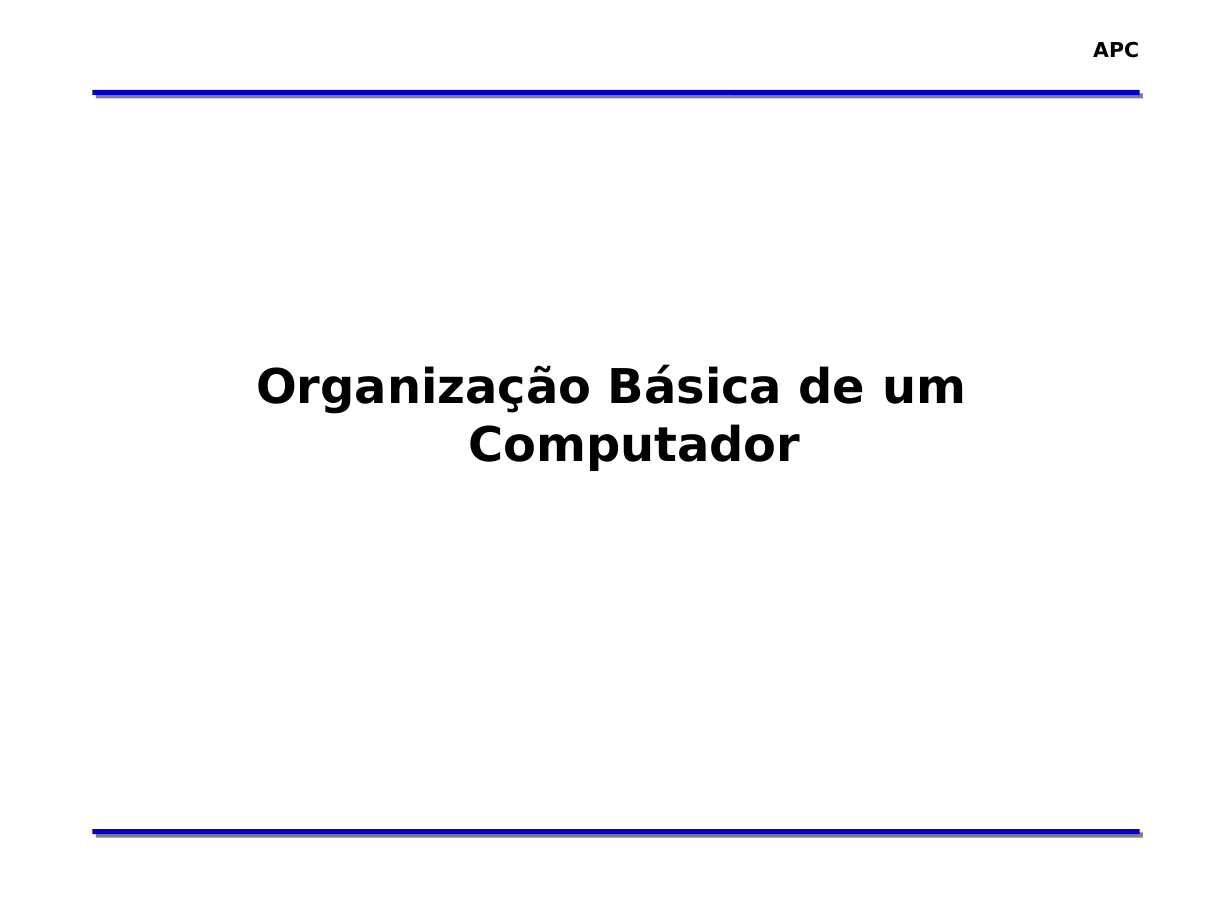
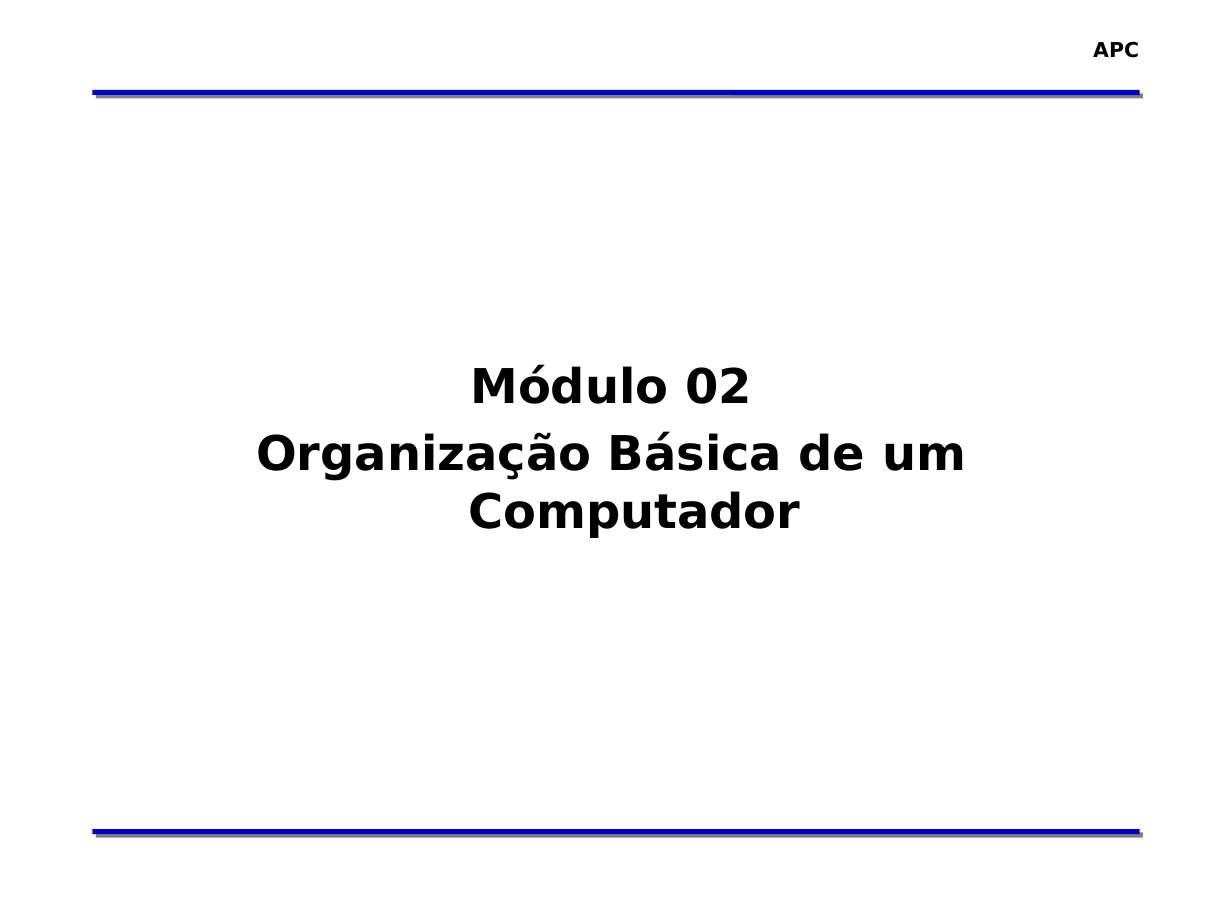
Before and after one commit to zaghetto/Algoritmos, a slide deck: slide 2 of MÓDULOS DE AULA/Módulo 02 - Organização Básica de um Computador.pptx. Drawn at 1232x924 pixels with LibreOffice and Linux fonts; fonts in the diff are those of the drawing; background and template pictures are left out. Boxes give left, top, right and bottom in pixels: in the first picture for what was removed or moved away, otherwise in the second. Text is boxed around its words. In the diff, an @@ line names an element or a change of style, - is before the commit and + after.

```diff
--- a/MÓDULOS DE AULA/Módulo 02 - Organização Básica de um Computador.pptx
+++ b/MÓDULOS DE AULA/Módulo 02 - Organização Básica de um Computador.pptx
@@ text at bbox=[471, 364, 752, 404]: paragraph added @@
+Módulo 02
```
Also in this commit, not shown: 39 other slides changed, 1 slide added.
